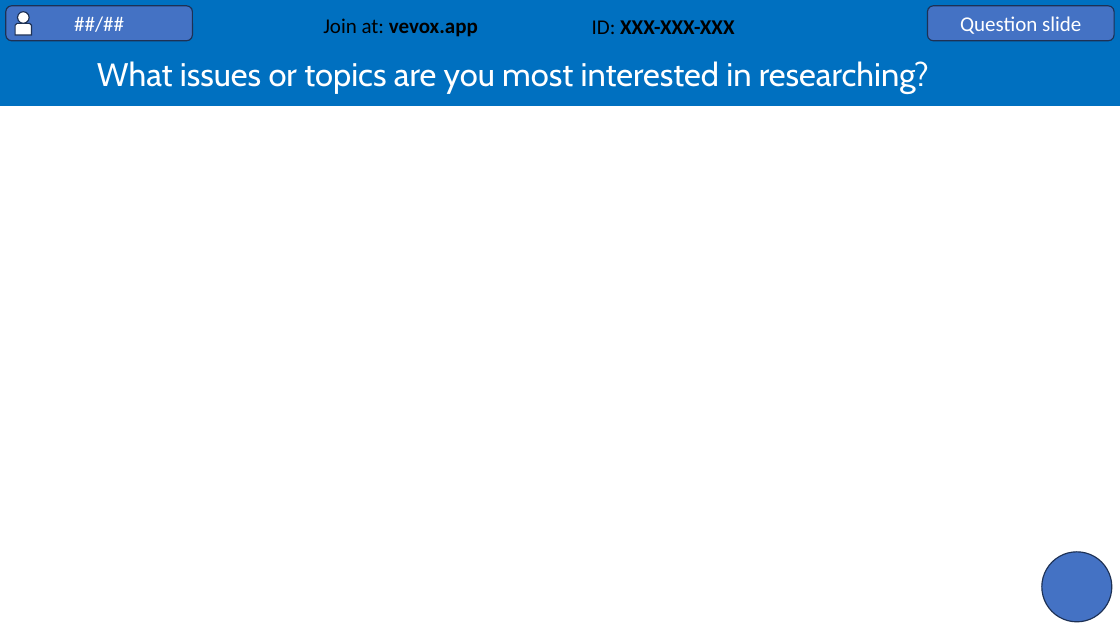
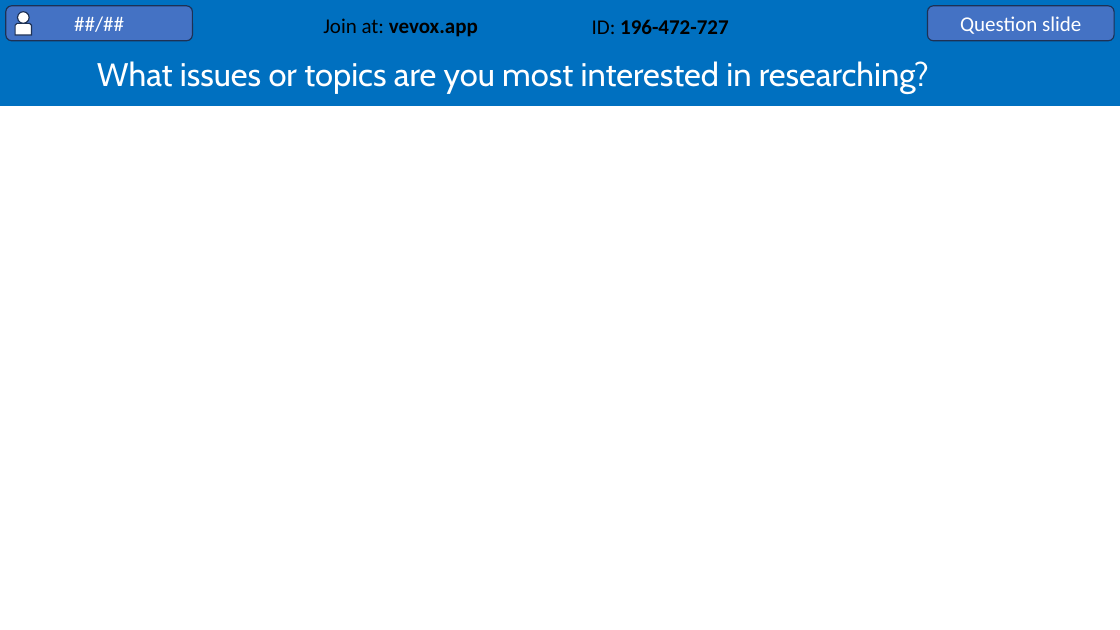
Before and after one commit to bpboyle/pol2017_materials_2026, a slide deck: slide 16 of lecture_slides/POL2017_slides_W01-01_intro.pptx (slide 10 before the commit). Drawn at 1120x630 pixels with LibreOffice and Linux fonts; fonts in the diff are those of the drawing. Boxes give left, top, right and bottom in pixels: in the first picture for what was removed or moved away, otherwise in the second. Text is boxed around its words. In the diff, an @@ line names an element or a change of style, - is before the commit and + after.

```diff
--- a/lecture_slides/POL2017_slides_W01-01_intro.pptx
+++ b/lecture_slides/POL2017_slides_W01-01_intro.pptx
@@ text at box(592, 19, 728, 34): text changed @@
-ID: XXX-XXX-XXX
+ID: 196-472-727
@@ ellipse removed at box(1042, 552, 1112, 622) @@
```
Also in this commit, not shown: 9 other slides changed, 4 slides added.
